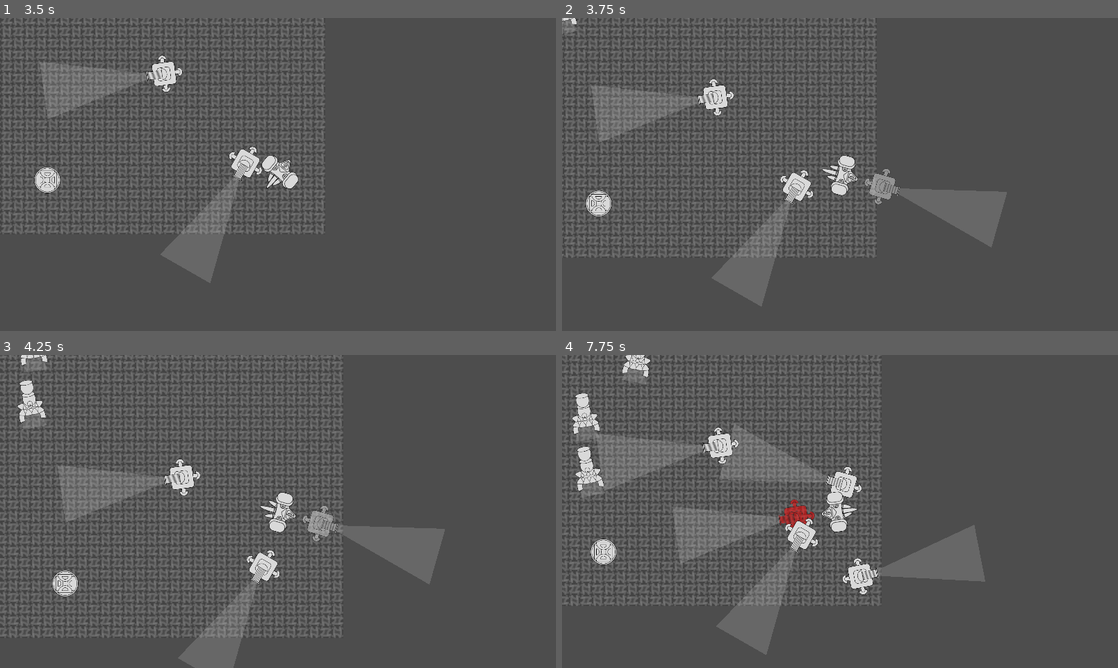
Above: before the commit, frames 1-4 (two rows, left to right).
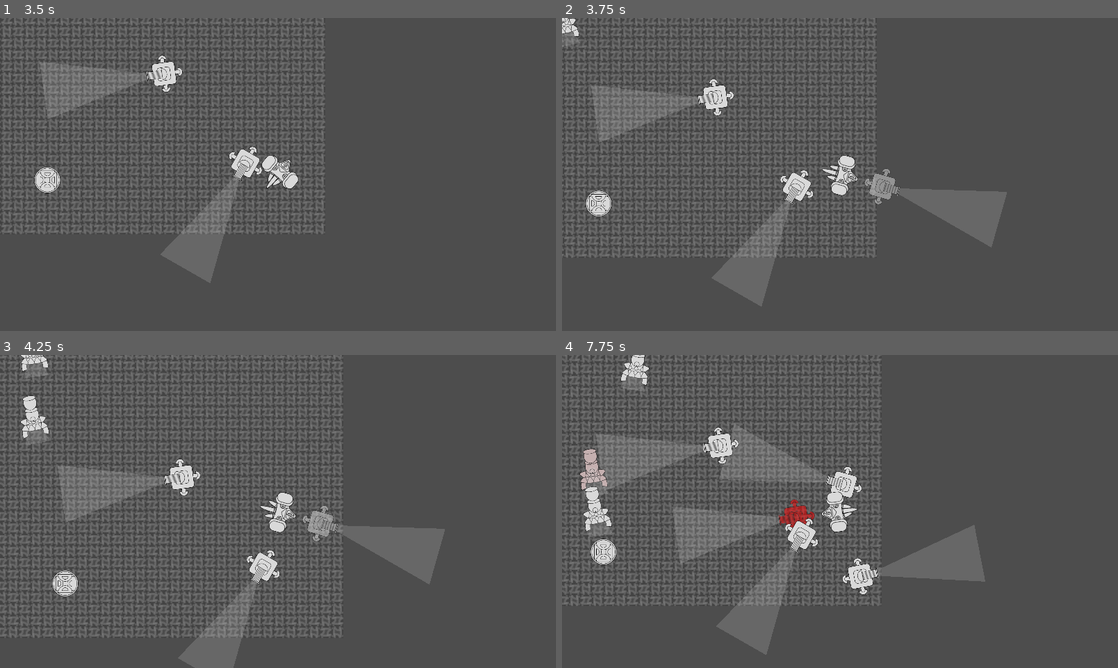
Above: after the commit, the same moments.

Repository: Shrekie/Corvus
Game: Godot game, scene res://TestScenarios/PlayerGrounds.tscn
The game is run twice, just before and just after one commit, with the same random seed, the same clock (stepped at 60 frames per second) and the same inputs.
Inputs (mouse positions are in pixels of both pictures, inside the frame that each line leads up to):
- Up to frame 1 (3.5 s): tap Enter at 0.5 s; move the mouse to (400, 158) at 0.52 s; hold D (move_right) 0.53-1.28 s; tap Space (build) every 0.75 s from 0.6 to 2.85 s; move the mouse to (166, 190) at 1.27 s; hold S (move_down) 1.28-2.03 s; move the mouse to (333, 105) at 2.02 s; hold D (move_right) 2.03-2.78 s; move the mouse to (250, 237) at 2.77 s; hold W (move_up) from 2.78 s (still down)
- Up to frame 2 (3.75 s): move the mouse to (1006, 221) at 3.52 s; release W (move_up) at 3.53 s; hold A (move_left) from 3.53 s (still down); tap Space (build) at 3.6 s
- Up to frame 3 (4.25 s): keep holding A (move_left)
- Up to frame 4 (7.75 s): move the mouse to (673, 464) at 4.27 s; tap Space (build) every 0.75 s from 4.35 to 7.35 s; move the mouse to (867, 511) at 5.02 s; release A (move_left) at 5.03 s; hold S (move_down) 5.03-5.78 s; move the mouse to (756, 433) at 5.77 s; hold D (move_right) 5.78-6.53 s; move the mouse to (962, 495) at 6.52 s; hold W (move_up) 6.53-7.28 s; move the mouse to (728, 527) at 7.27 s; hold D (move_right) from 7.28 s (still down)

Frame 1 is identical in both runs. In frame 2, 0.2% of the frame differs, in the area x 0-4%, y 0-9%; in frame 3, 0.7%; in frame 4, 1.6%, in the area x 1-26%, y 0-59%.

Commit message:
gun turret takes damage

Diff:
--- a/Characters/HorrorGetchup.gd
+++ b/Characters/HorrorGetchup.gd
@@ -1,14 +1,11 @@
 extends AnimatableBody2D
-
-var default_modulate: Color
 
 func _ready():
 	$ConeDamager.enable_cone_detection()
-	default_modulate = $AnimatedSprite2D.get_self_modulate()
 	$AnimatedSprite2D.play("moving")
 
 func _on_lifeforce_host_damaged():
-	$Lifeforce.modulate_damage_color($AnimatedSprite2D, default_modulate)
+	$Lifeforce.modulate_damage_color($AnimatedSprite2D)
 
 func _on_lifeforce_host_death():
 	$ConeDamager.disable_cone_detection()
--- a/Characters/HorrorGetchup.tscn
+++ b/Characters/HorrorGetchup.tscn
@@ -137,7 +137,7 @@
 [node name="ConeDamager" parent="." node_paths=PackedStringArray("cone_area") instance=ExtResource("8_sfuxi")]
 cone_area = NodePath("../NozzleConeArea")
 damage_amount = 10
-group_to_damage = "soul_killable"
+group_to_damage = "defender_killable"
 
 [connection signal="host_damaged" from="Lifeforce" to="." method="_on_lifeforce_host_damaged"]
 [connection signal="host_death" from="Lifeforce" to="." method="_on_lifeforce_host_death"]
--- a/Erections/PreciseGunTurret.gd
+++ b/Erections/PreciseGunTurret.gd
@@ -8,3 +8,10 @@
 
 func _on_cone_damager_damage_dealt():
 	$AnimatedSprite2D.play("fire")
+
+func _on_lifeforce_host_damaged():
+	$Lifeforce.modulate_damage_color($AnimatedSprite2D)
+
+func _on_lifeforce_host_death():
+	$ConeDamager.disable_cone_detection()
+	queue_free()
--- a/Erections/PreciseGunTurret.tscn
+++ b/Erections/PreciseGunTurret.tscn
@@ -7,6 +7,7 @@
 [ext_resource type="PackedScene" uid="uid://bsb1j3rwnlyvd" path="res://Equipment/NozzleConeArea.tscn" id="5_sl0w4"]
 [ext_resource type="PackedScene" uid="uid://d2v81n7ghf784" path="res://Equipment/ConeDamager.tscn" id="6_qsqt2"]
 [ext_resource type="PackedScene" uid="uid://d1c7y5a2ieu3q" path="res://Erections/TurretStructure.tscn" id="7_5eclb"]
+[ext_resource type="PackedScene" uid="uid://dbo8esip3an1k" path="res://Tendencies/Lifeforce.tscn" id="8_l8p88"]
 
 [sub_resource type="AtlasTexture" id="AtlasTexture_ud2wt"]
 atlas = ExtResource("2_dy2i7")
@@ -87,7 +88,7 @@
 radius = 38.0
 height = 104.0
 
-[node name="Precise Gun Turret" type="StaticBody2D"]
+[node name="Precise Gun Turret" type="StaticBody2D" groups=["defender_killable"]]
 script = ExtResource("1_hig50")
 metadata/_edit_group_ = true
 
@@ -102,8 +103,14 @@
 
 [node name="ConeDamager" parent="." node_paths=PackedStringArray("cone_area") instance=ExtResource("6_qsqt2")]
 cone_area = NodePath("../NozzleConeArea")
+damage_amount = 20
 
 [node name="TurretStructure" parent="." node_paths=PackedStringArray("turret_spender") instance=ExtResource("7_5eclb")]
 turret_spender = NodePath("../ConeDamager")
 
+[node name="Lifeforce" parent="." node_paths=PackedStringArray("host") instance=ExtResource("8_l8p88")]
+host = NodePath("..")
+
 [connection signal="damage_dealt" from="ConeDamager" to="." method="_on_cone_damager_damage_dealt"]
+[connection signal="host_damaged" from="Lifeforce" to="." method="_on_lifeforce_host_damaged"]
+[connection signal="host_death" from="Lifeforce" to="." method="_on_lifeforce_host_death"]
--- a/Props/SoulVortex.gd
+++ b/Props/SoulVortex.gd
@@ -1,13 +1,8 @@
 extends RigidBody2D
-
-var default_modulate: Color
-
-func _ready():
-	default_modulate = $AnimatedSprite2D.get_self_modulate()
 
 func _on_lifeforce_host_death():
 	pass
 	#queue_free()
 
 func _on_lifeforce_host_damaged():
-	$Lifeforce.modulate_damage_color($AnimatedSprite2D, default_modulate)
+	$Lifeforce.modulate_damage_color($AnimatedSprite2D)
--- a/Props/SoulVortex.tscn
+++ b/Props/SoulVortex.tscn
@@ -30,7 +30,7 @@
 [sub_resource type="CircleShape2D" id="CircleShape2D_mfkq3"]
 radius = 45.0
 
-[node name="SoulVortex" type="RigidBody2D" groups=["soul_killable"]]
+[node name="SoulVortex" type="RigidBody2D" groups=["defender_killable"]]
 collision_layer = 2
 collision_mask = 3
 gravity_scale = 0.0
--- a/Tendencies/Lifeforce.gd
+++ b/Tendencies/Lifeforce.gd
@@ -17,7 +17,9 @@
 	else:
 		host_damaged.emit()
 
-func modulate_damage_color(modulating: CanvasItem, default_modulate: Color):
+## Blinks canvas item as if taking damage
+func modulate_damage_color(modulating: CanvasItem, \
+default_modulate = Color(1, 1, 1)):
 	if(modulating != null):
 		modulating.self_modulate = Color(0.906, 0.812, 0.812)
 	await get_tree().create_timer(0.3).timeout
--- a/Tendencies/SoulHuntingAttraction.gd
+++ b/Tendencies/SoulHuntingAttraction.gd
@@ -3,8 +3,10 @@
 @export var hunter = AnimatableBody2D.new()
 @export var soul_to_hunt = RigidBody2D.new()
 
+var speed = randf_range(100, 200)
+
 func _physics_process(delta):
 	var angle_vector = hunter.global_position.direction_to(soul_to_hunt.global_position)
-	var velocity = angle_vector * 100 * delta
+	var velocity = angle_vector * speed * delta
 	hunter.rotate(hunter.get_angle_to(soul_to_hunt.global_position) - PI / 2)
 	hunter.move_and_collide(velocity)
Not shown: 1 places in Erections/PreciseGunTurret.tscn that only renumber resources
